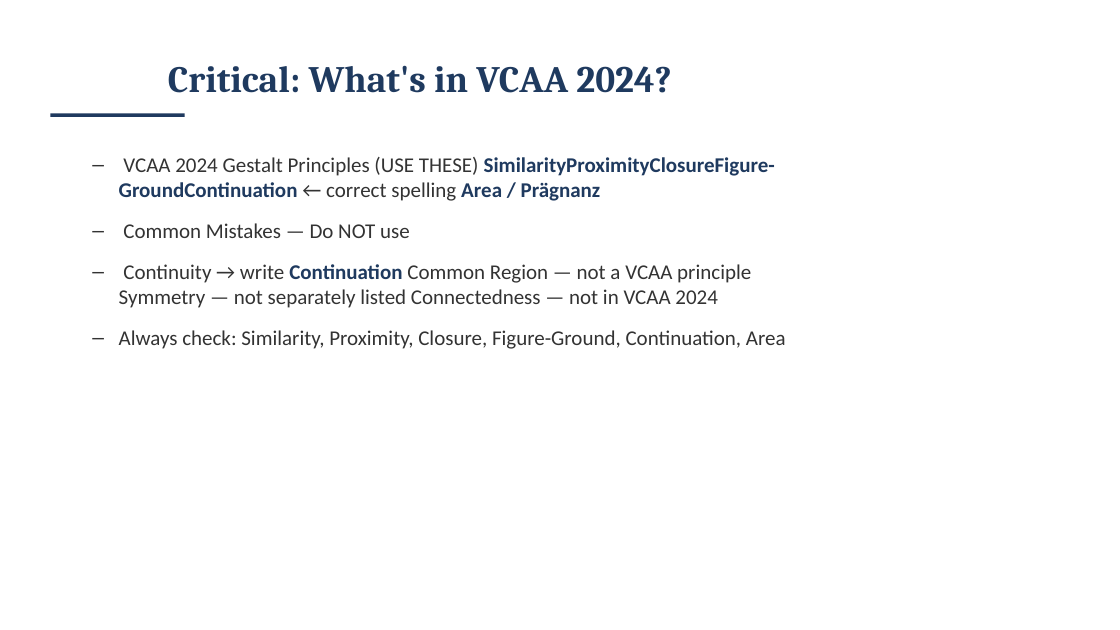
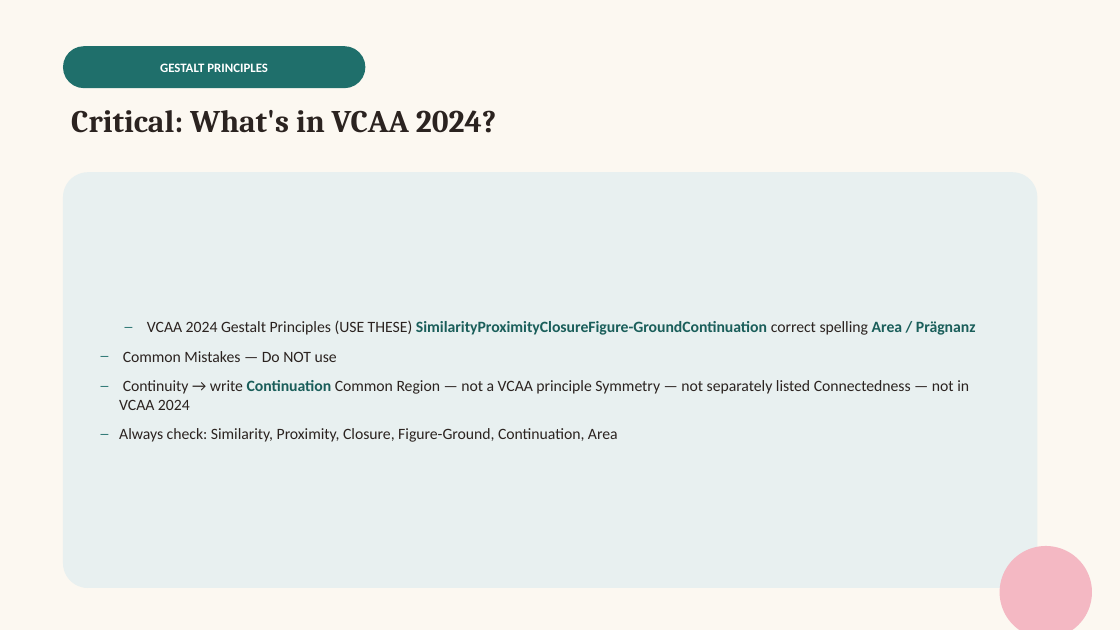
Before and after one commit to melodywyc0710/chuck, a slide deck: slide 29 of teaching-materials/vcd-vce/powerpoint/Unit1-Finding-Design-Solutions.pptx. Drawn at 1120x630 pixels with LibreOffice and Linux fonts; fonts in the diff are those of the drawing. Boxes give left, top, right and bottom in pixels: in the first picture for what was removed or moved away, otherwise in the second. Text is boxed around its words. In the diff, an @@ line names an element or a change of style, - is before the commit and + after.

```diff
--- a/teaching-materials/vcd-vce/powerpoint/Unit1-Finding-Design-Solutions.pptx
+++ b/teaching-materials/vcd-vce/powerpoint/Unit1-Finding-Design-Solutions.pptx
@@ background #FFFFFF to #FCF8F1 @@
@@ rounded rectangle added at (63, 46, 365, 88), fill #1F6F6B, 11 pt, text #FFFFFF, bold @@
+GESTALT PRINCIPLES
@@ rectangle removed at (50, 113, 185, 117) @@
@@ text "Critical: What's in VCAA 2024?": place and size @@
-text "Critical: What's in VCAA 2024?" at (168, 65, 671, 93)
+text "Critical: What's in VCAA 2024?" at (71, 110, 496, 133)
@@ text "Critical: What's in VCAA 2024?" at (71, 110, 496, 133): size 32 to 27 pt, text colour #1F3A5F to #2B2320; alignment centre to left; vertical alignment middle to top @@
@@ rounded rectangle "VCAA 2024 Gestalt Principles (USE ...": place and size @@
-rounded rectangle "VCAA 2024 Gestalt Principles (USE ..." at (119, 157, 786, 349)
+rounded rectangle "VCAA 2024 Gestalt Principles (USE ..." at (63, 172, 1038, 588)
@@ rounded rectangle "VCAA 2024 Gestalt Principles (USE ..." at (63, 172, 1038, 588): vertical alignment top to middle; fill none to #E8F0F0 @@
@@ text in rounded rectangle at (147, 320, 976, 335): text changed; size 18 to 13.5 pt; text colour #1F3A5F to #1A5E5A @@
-  – VCAA 2024 Gestalt Principles (USE THESE) SimilarityProximityClosureFigure-GroundContinuation ← correct spelling Area / Prägnanz
+– VCAA 2024 Gestalt Principles (USE THESE) SimilarityProximityClosureFigure-GroundContinuation correct spelling Area / Prägnanz
@@ text in rounded rectangle at (119, 351, 969, 442): size 18 to 13.5 pt in "Common Mistakes — Do NOT use", "Continuity → write Continuation Common Region — ...", "Always check: Similarity, Proximity, Closure, Figure-Ground, ..."; text colour #333333 to #2B2320 in "Common Mistakes — Do NOT use", "Continuity → write Common Region — not ...", "Always check: Similarity, Proximity, Closure, Figure-Ground, ..."; text colour #1F3A5F to #1A5E5A in "Continuation"; list level 2 to 1 in "Common Mistakes — Do NOT ..."; list level 2 to 1 in "Continuity → write Continuation Common ..."; list level 2 to 1 in "Always check: Similarity, Proximity, Closure, ..." @@
@@ ellipse added at (1000, 546, 1092, 630), fill #F4B8C3 @@
```
Also in this commit, not shown: 58 other slides changed, 1 slide added, 33 other files.
